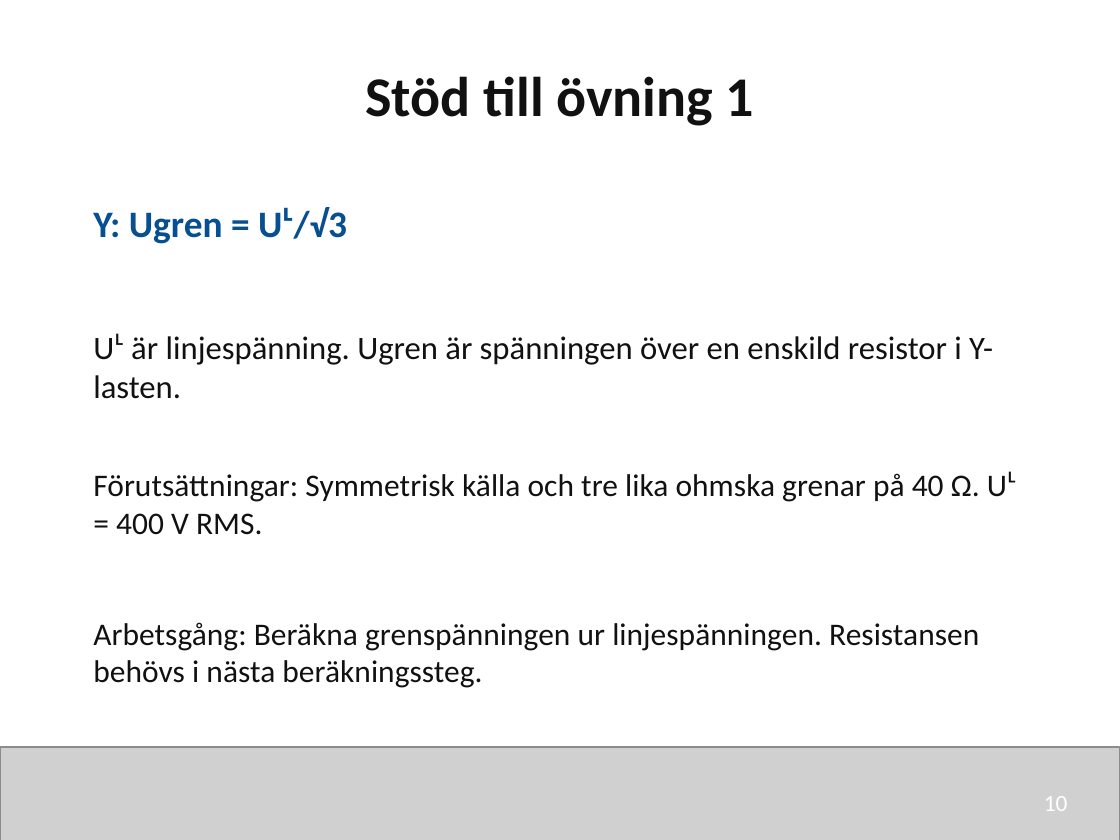
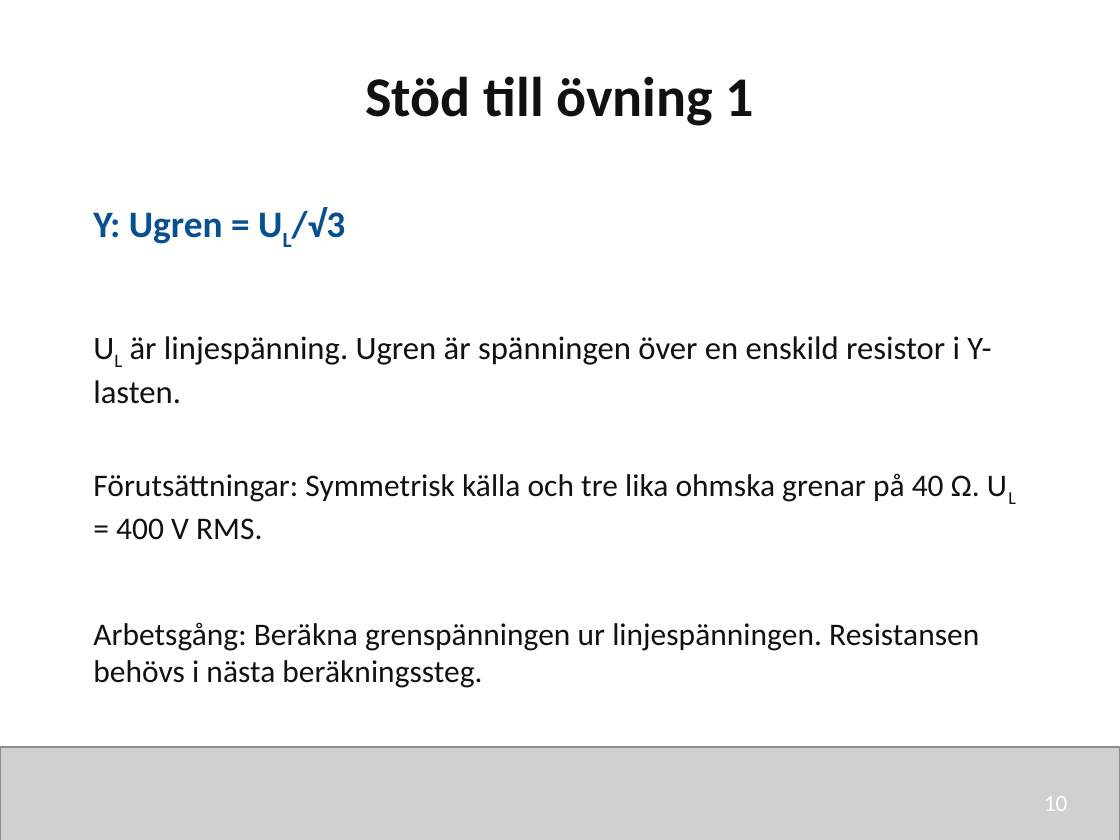
Before and after one commit to nj22az/nj22az.github.io, a slide deck: slide 10 of sjoskolan/vecka-41/aktuell/v41_02_Y_och_trefaseffekt_elev.pptx. Drawn at 1120x840 pixels with LibreOffice and Linux fonts; fonts in the diff are those of the drawing; grey boxes stand for pictures. Boxes give left, top, right and bottom in pixels: in the first picture for what was removed or moved away, otherwise in the second. Text is boxed around its words. In the diff, an @@ line names an element or a change of style, - is before the commit and + after.

```diff
--- a/sjoskolan/vecka-41/aktuell/v41_02_Y_och_trefaseffekt_elev.pptx
+++ b/sjoskolan/vecka-41/aktuell/v41_02_Y_och_trefaseffekt_elev.pptx
@@ text at [93,207,346,244]: text changed @@
-Y: Ugren = Uᴸ/√3
+Y: Ugren = UL/√3
@@ text at [93,336,991,404]: text changed @@
-Uᴸ är linjespänning. Ugren är spänningen över en enskild resistor i Y-lasten.
+UL är linjespänning. Ugren är spänningen över en enskild resistor i Y-lasten.
@@ text at [93,473,980,540]: text changed @@
-Förutsättningar: Symmetrisk källa och tre lika ohmska grenar på 40 Ω. Uᴸ = 400 V RMS.
+Förutsättningar: Symmetrisk källa och tre lika ohmska grenar på 40 Ω. UL = 400 V RMS.
```
Also in this commit, not shown: 27 other slides changed, 20 other files.
